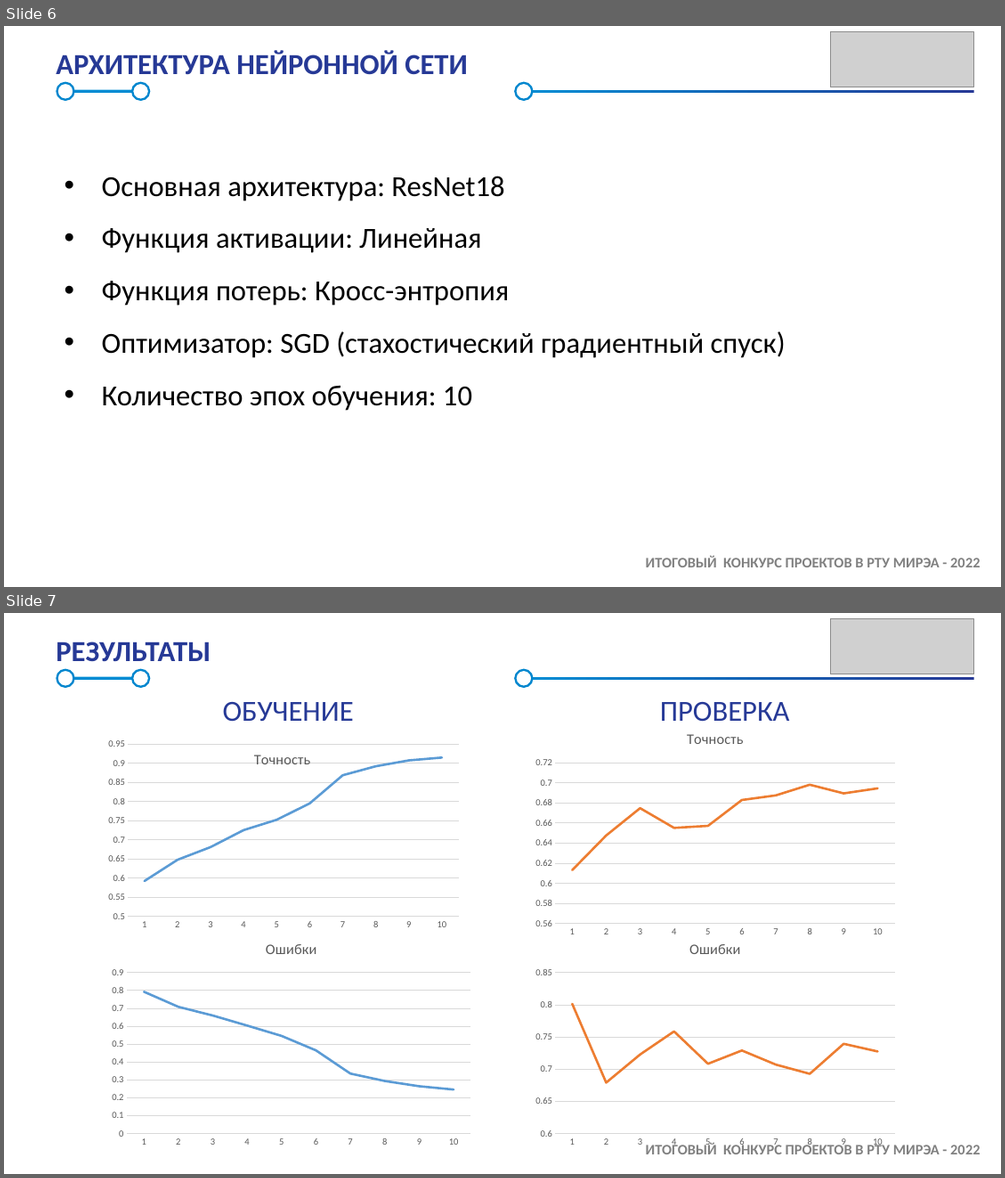
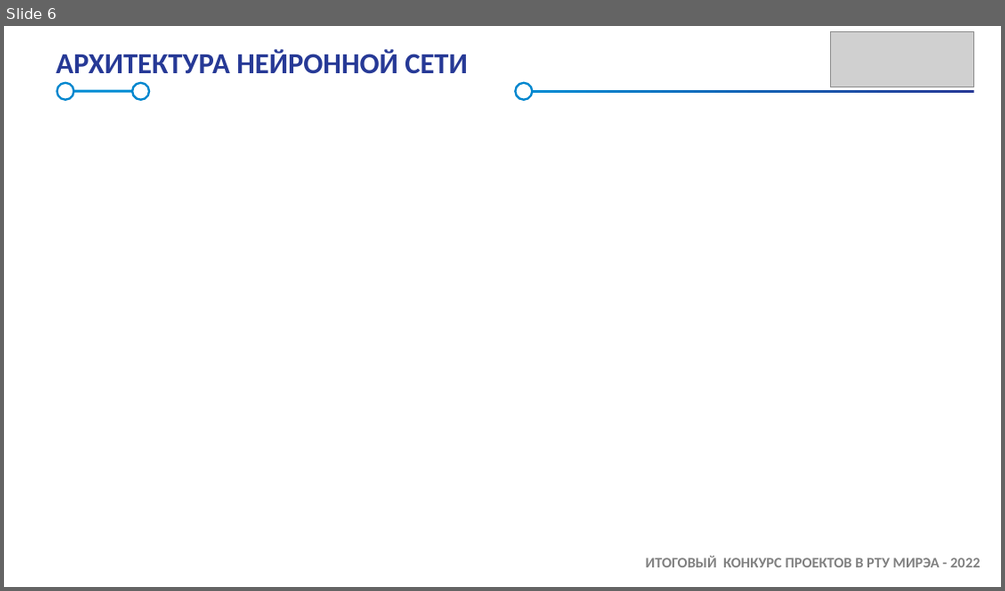
Before and after one commit to Amonimus/RPD_Samsonov, a slide deck: Samsung_Презентация.pptx. Shown one above the other, each under a label of ours: slides 6 and 7 before the commit, slide 6 after it. The pictures are 1005x1178 and 1005x591 pixels, drawn with LibreOffice and Linux fonts; fonts in the diff are those of the drawing; grey boxes stand for pictures; background and template pictures are left out. Boxes give left, top, right and bottom in pixels: in the first picture for what was removed or moved away, otherwise in the second. Text is boxed around its words. In the diff, an @@ line names an element or a change of style, - is before the commit and + after.

```diff
--- a/Samsung_Презентация.pptx
+++ b/Samsung_Презентация.pptx
@@ slide 7 removed at bbox=[4, 613, 1001, 1174], background #FFFFFF; not listed: 7 template elements that a slide beside it also shows @@
@@ picture removed at bbox=[830, 619, 973, 675] @@
@@ title removed at bbox=[56, 641, 210, 662] @@
-РЕЗУЛЬТАТЫ
@@ text removed at bbox=[223, 702, 354, 722] @@
-ОБУЧЕНИЕ
@@ line chart removed at bbox=[528, 718, 902, 942] @@
-title "Точность"
-categories: 1, 2, 3, 4, 5, 6, 7, 8, 9, 10
-Series 1: 0.61, 0.65, 0.67, 0.66, 0.66, 0.68, 0.69, 0.7, 0.69, 0.69
@@ text removed at bbox=[660, 702, 790, 722] @@
-ПРОВЕРКА
@@ line chart removed at bbox=[95, 738, 471, 979] @@
-title "Точность"
-categories: 1, 2, 3, 4, 5, 6, 7, 8, 9, 10
-Series 1: 0.59, 0.65, 0.68, 0.72, 0.75, 0.79, 0.87, 0.89, 0.91, 0.91
@@ line chart removed at bbox=[105, 927, 478, 1151] @@
-title "Ошибки"
-categories: 1, 2, 3, 4, 5, 6, 7, 8, 9, 10
-Series 1: 0.79, 0.71, 0.66, 0.6, 0.55, 0.46, 0.34, 0.29, 0.26, 0.25
@@ line chart removed at bbox=[528, 927, 902, 1151] @@
-title "Ошибки"
-categories: 1, 2, 3, 4, 5, 6, 7, 8, 9, 10
-Series 1: 0.8, 0.68, 0.72, 0.76, 0.71, 0.73, 0.71, 0.69, 0.74, 0.73
@@ slide 6 changed as well @@
@@ text removed at bbox=[102, 176, 785, 410] @@
-• Основная архитектура: ResNet18
-• Функция активации: Линейная
-• Функция потерь: Кросс-энтропия
-• Оптимизатор: SGD (стахостический градиентный спуск)
-• Количество эпох обучения: 10
```
Also in this commit, not shown: 1 other slide changed, 6 slides added, 5 other slides removed, 3 other files.
